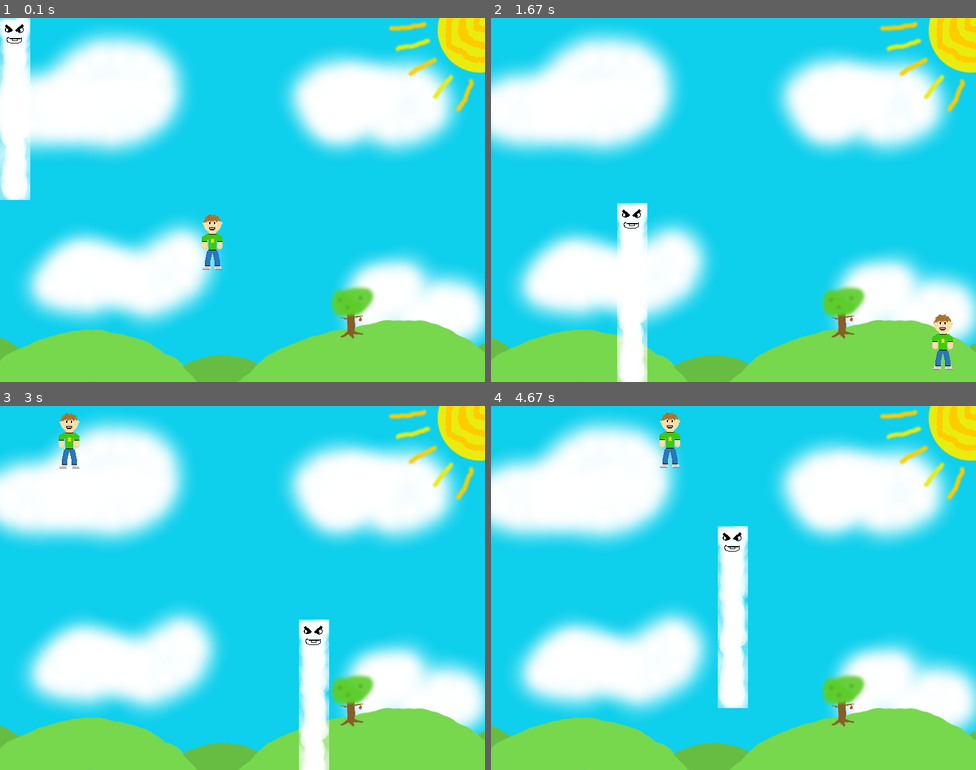
Above: before the commit, frames 1-4 (two rows, left to right).
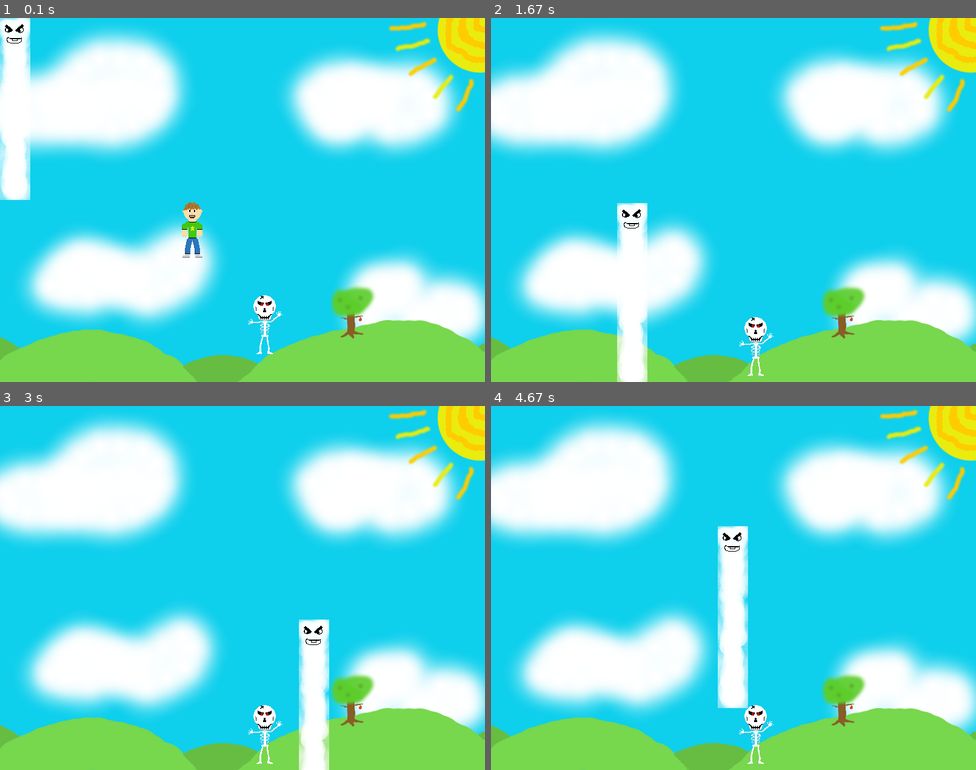
Above: after the commit, the same moments.

Repository: joguri/JoshuaPygame
Game: pygame game, started from lesson_6.py
The game is run twice, just before and just after one commit, with the same random seed, the same clock (stepped at 60 frames per second) and the same inputs.
Inputs (mouse positions are in pixels of both pictures, inside the frame that each line leads up to):
- Up to frame 1 (0.1 s): no input
- Up to frame 2 (1.67 s): tap V at 0.33 s; click (714, 214) at 0.72 s; click (733, 221) at 1.05 s; hold Right from 1.33 s (still down); click (617, 203) at 1.42 s
- Up to frame 3 (3 s): release Right at 1.8 s; hold Up 1.83-2.13 s; click (92, 533) at 1.92 s; hold Right 2.17-2.63 s; click (315, 460) at 2.25 s; hold Left from 2.67 s (still down); click (300, 620) at 2.75 s
- Up to frame 4 (4.67 s): release Left at 3.2 s; hold Down 3.23-3.53 s; click (743, 464) at 3.32 s; hold Left 3.57-3.97 s; click (558, 577) at 3.65 s; hold Up 4-4.37 s; click (738, 624) at 4.08 s; hold Right from 4.4 s (still down); click (718, 526) at 4.48 s

The runs differ from the first frame. In frame 1, 1.2% of the frame differs, in the area x 37-59%, y 50-93%; in frame 2, 0.8%; in frame 3, 0.8%; in frame 4, 0.8%.

Commit message:
Class Inheritance Lesson

Diff:
--- a/item.py
+++ b/item.py
@@ -2,6 +2,7 @@
 
 pygame.mixer.init()
 smack = pygame.mixer.Sound("Smack.ogg")
+
 class Item:
     def __init__ (self,fileName):
         self.img=pygame.image.load(fileName)
@@ -10,21 +11,35 @@
         self.ySpeed=0
         self.inAir=True
         self.container=None
+        self.visible=True
 
     def stop (self):
         self.xSpeed=0
         self.ySpeed=0
 
     def update (self,screen):
-        if self.inAir==True:
-            self.ySpeed+=1
-        self.moveIn(self.container,self.xSpeed,self.ySpeed)
-        screen.blit(self.img,self.rec)
+        if self.visible==True:
+            if self.inAir==True:
+                self.ySpeed+=1
+            screen.blit(self.img,self.rec)
 
+    def place(self,x,y):
+        self.rec.x=x
+        self.rec.y=y
+
+
+class Character(Item):
+    def __init__(self, fileName):
+        Item.__init__(self, fileName)
+        self.wall = None
 
     def jump (self):
         self.ySpeed=-10
         self.inAir=True
+
+    def update(self, screen):
+        Item.update(self, screen)
+        self.moveIn(self.container,self.xSpeed,self.ySpeed)
 
     def moveIn (self,container,x,y):
         if container and container.rec.contains(self.rec):
@@ -35,6 +50,7 @@
                 self.stop()
                 self.inAir=False
 
-    def place(self,x,y):
-        self.rec.x=x
-        self.rec.y=y
+class Wall(Item):
+    def update(self,screen):
+        if self.visible==True:
+            screen.blit(self.img,self.rec)
--- a/lesson_6.py
+++ b/lesson_6.py
@@ -8,10 +8,15 @@
 bg=Item("Sky.png")
 bg.update(screen)
 
-bob = Item("MR_bob.png")
+bob = Character("MR_bob.png")
 bob.place(300, 250)
 bob.update(screen)
 bob.container=bg
+
+sheller = Character("skeleton.png")
+sheller.place(400, 400)
+sheller.update(screen)
+sheller.container=bg
 
 wall = Item("Blocking_cloud.png")
 
@@ -20,6 +25,7 @@
 def processTick():
 	bg.update(screen)
 	wall.update(screen)
+	sheller.update(screen)
 	bob.update(screen)
 	pygame.display.flip()
 
@@ -47,6 +53,8 @@
 			bob.jump()
 		if event.type==pygame.MOUSEBUTTONDOWN:
 			mouseClicked()
+		if event.type==pygame.KEYDOWN and event.key == pygame.K_v:
+			bob.visible=False
 
 	processTick()
 	pygame.time.delay(10)
Binary file changed: MR_bob.png
Binary file removed: Mr bob.png
Binary file added: Noob.png
Binary file added: Sheller.png
Binary file added: Skeleton.png
Binary file added: Snk.png
Not shown, changed: item.pyc
